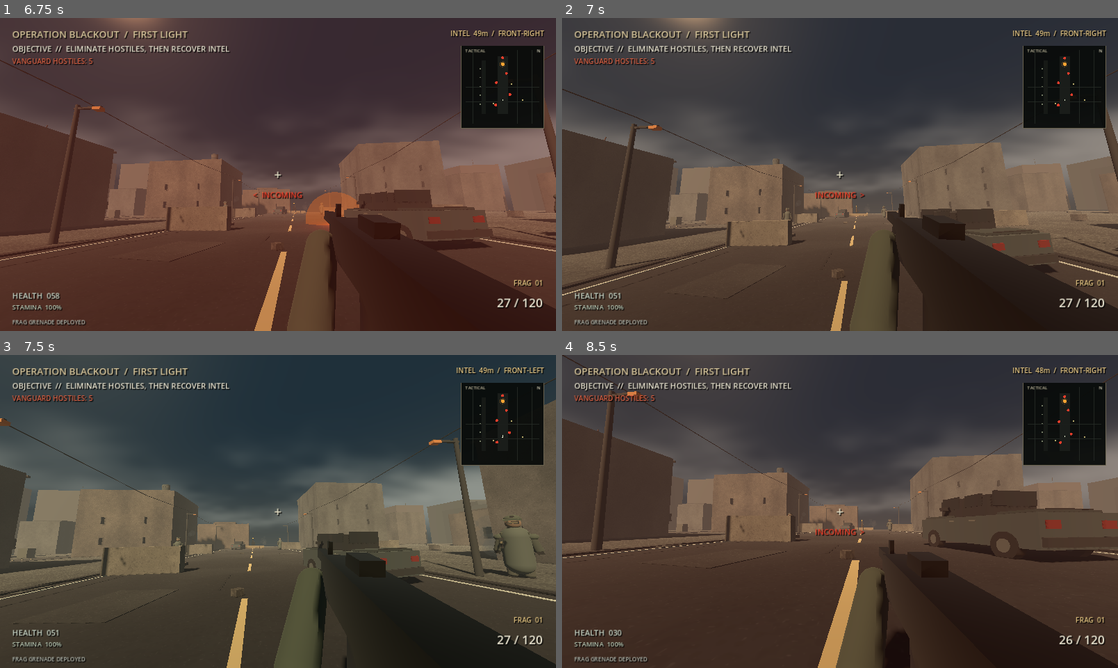
Above: before the commit, frames 1-4 (two rows, left to right).
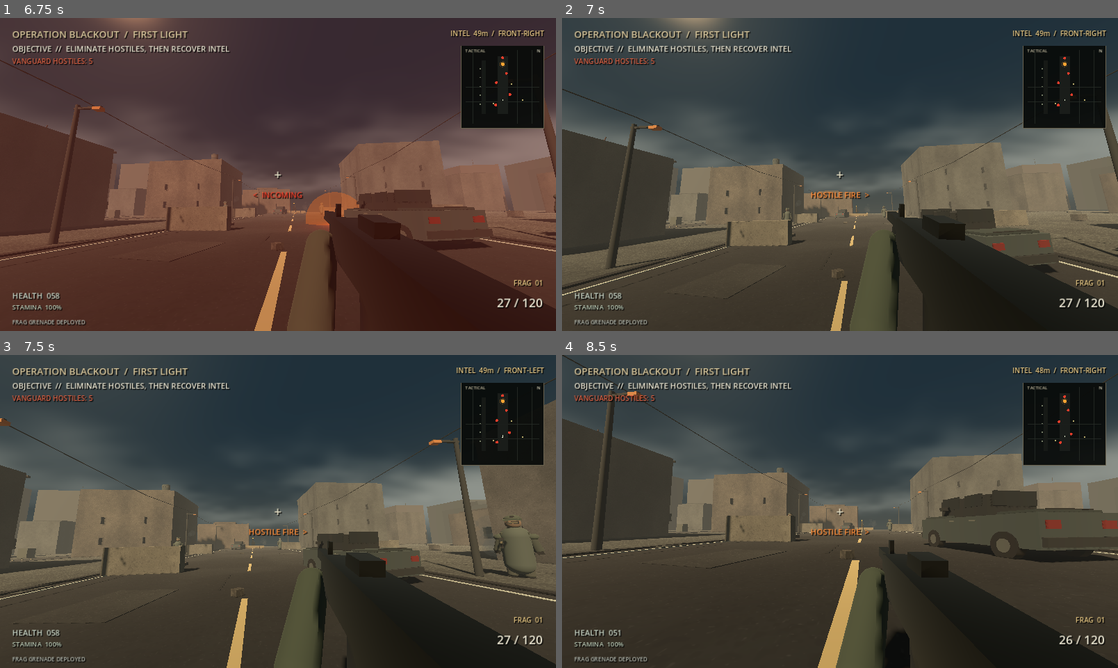
Above: after the commit, the same moments.

Repository: Liladizilla/operation-blackout
Game: Godot game, scene res://scenes/main.tscn
The game is run twice, just before and just after one commit, with the same random seed, the same clock (stepped at 60 frames per second) and the same inputs.
Inputs (mouse positions are in pixels of both pictures, inside the frame that each line leads up to):
- Up to frame 1 (6.75 s): click "DEPLOY / BEGIN OPERATION" at 0.5 s; tap Enter at 1.25, 5.1 s; move the mouse to (305, 174) at 1.27 s; hold W (move_forward) 1.28-6.53 s; tap Ctrl (crouch) at 1.35, 5.85 s; click (305, 174) at 1.42 s; tap Space (jump) at 1.52, 1.82, 2.27, 2.57, 3.77, 4.07, 4.52, 4.82, 5.27, 5.57 s; move the mouse to (250, 174) at 2.02 s; tap F (interact) at 2.1, 6.6 s; move the mouse to (289, 168) at 2.77 s; tap Z (prone) at 2.85 s; move the mouse to (272, 180) at 3.52 s; tap Shift (sprint) at 3.6 s; click (272, 180) at 3.67 s; move the mouse to (316, 177) at 4.27 s; tap G (throw_grenade) at 4.35 s; move the mouse to (233, 171) at 5.02 s; move the mouse to (283, 174) at 5.77 s; click (283, 174) at 5.92 s; move the mouse to (255, 168) at 6.52 s; hold E (lean_right) from 6.53 s (still down)
- Up to frame 2 (7 s): keep holding E (lean_right); tap Space (jump) at 6.77 s
- Up to frame 3 (7.5 s): tap Space (jump) at 7.07 s; move the mouse to (305, 511) at 7.27 s; release E (lean_right) at 7.28 s; hold W (move_forward) from 7.28 s (still down); tap Z (prone) at 7.35 s
- Up to frame 4 (8.5 s): keep holding W (move_forward); tap Space (jump) at 7.52, 7.82, 8.27 s; move the mouse to (812, 511) at 8.02 s; tap Shift (sprint) at 8.1 s; click (812, 511) at 8.17 s

Frame 1 is identical in both runs. In frame 2, 0.2% of the frame differs, in the area x 9-56%, y 55-90%; in frame 3, 0.2%; in frame 4, 0.2%.

Commit message:
Scale hostile shot spread with movement and distance

Diff:
--- a/scripts/enemy.gd
+++ b/scripts/enemy.gd
@@ -185,6 +185,18 @@
     # Keep firing distance aligned with each role's movement doctrine.
     var engagement := _combat_engagement_ranges()
     return distance <= engagement.y + 2.5
+
+func _combat_miss_radius(distance: float, horizontal_speed: float) -> float:
+    # Moving fire is less stable; support troops are steadier while flankers accept more spread.
+    var role_scale := 1.0
+    match combat_role:
+        "SUPPORT":
+            role_scale = 0.82
+        "FLANKER":
+            role_scale = 1.18
+        "ASSAULT":
+            role_scale = 0.94
+    return (0.08 + maxf(distance, 0.0) * 0.018 + clampf(horizontal_speed, 0.0, 3.0) * 0.22) * role_scale
 
 func set_difficulty(value: String) -> void:
     difficulty = value.strip_edges().to_upper()
@@ -950,7 +962,14 @@
         enemy_fire_audio.pitch_scale = randf_range(0.94, 1.06)
         enemy_fire_audio.play()
     var from := global_position + Vector3.UP*1.35
-    var to := player.global_position + Vector3.UP*1.2
+    var target_distance := global_position.distance_to(player.global_position)
+    var horizontal_speed := Vector2(velocity.x, velocity.z).length()
+    var miss_radius := _combat_miss_radius(target_distance, horizontal_speed)
+    var miss_angle := randf_range(0.0, TAU)
+    var miss_distance := randf_range(0.0, miss_radius)
+    var aim_offset := Vector3(cos(miss_angle) * miss_distance, 0.0, sin(miss_angle) * miss_distance)
+    # Shots converge near the target but spread more when the shooter is moving quickly.
+    var to := player.global_position + Vector3.UP*1.2 + aim_offset
     var query := PhysicsRayQueryParameters3D.create(from, to)
     query.exclude = [get_rid()]
     var hit := get_world_3d().direct_space_state.intersect_ray(query)
